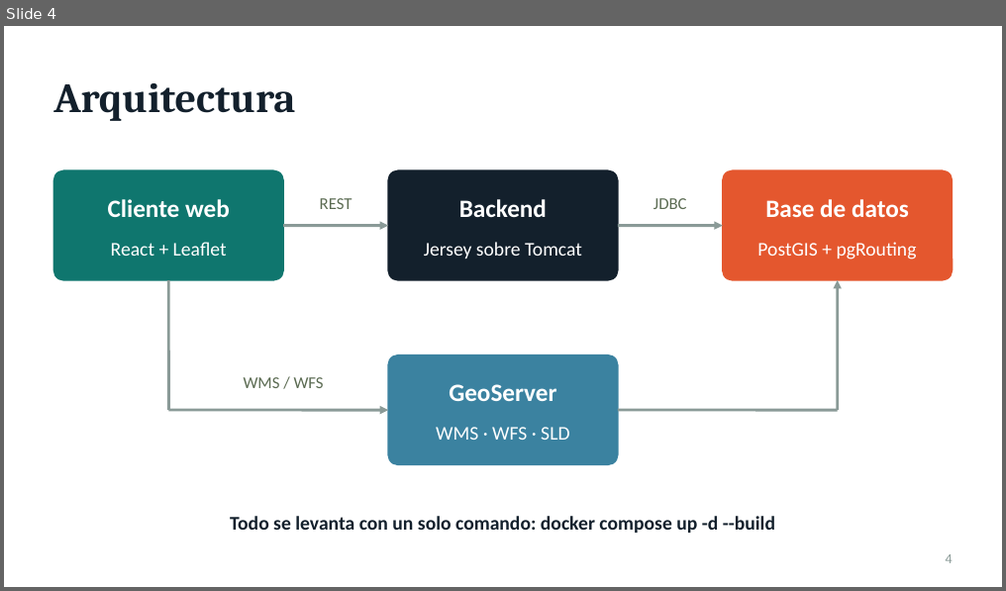
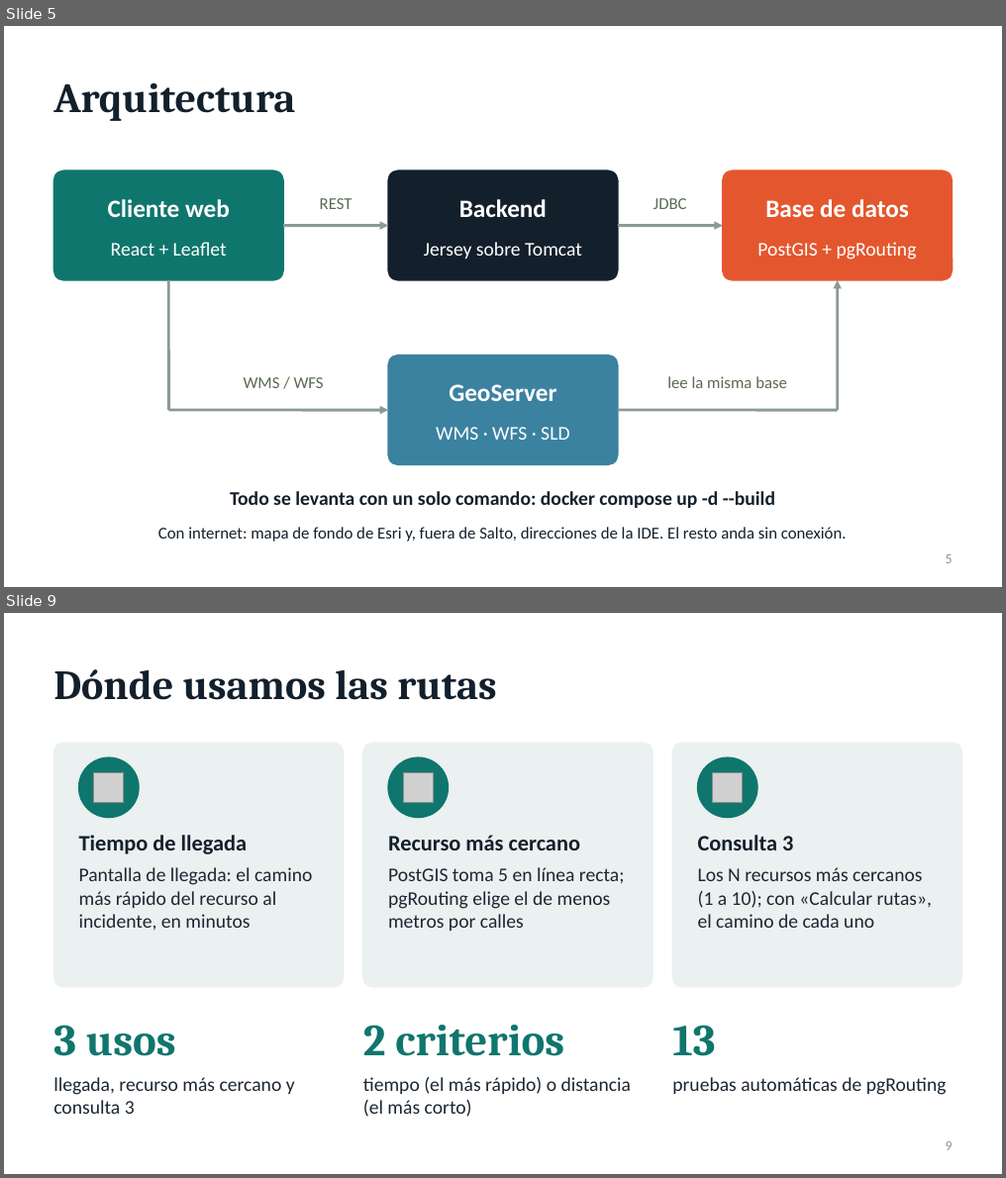
Before and after one commit to Facu185/geotravel, a slide deck: docs/defensa/UrbanSafe_defensa.pptx. Shown one above the other, each under a label of ours: slide 4 before the commit, slides 5 and 9 after it; the slides between them are not shown. The pictures are 1006x591 and 1006x1178 pixels, drawn with LibreOffice and Linux fonts; fonts in the diff are those of the drawing; grey boxes stand for pictures. Boxes give left, top, right and bottom in pixels: in the first picture for what was removed or moved away, otherwise in the second. Text is boxed around its words. In the diff, an @@ line names an element or a change of style, - is before the commit and + after.

```diff
--- a/docs/defensa/UrbanSafe_defensa.pptx
+++ b/docs/defensa/UrbanSafe_defensa.pptx
@@ slide 9 added at bbox=[4, 613, 1002, 1174], background #FFFFFF @@
@@ title added at bbox=[54, 669, 497, 700], 30 pt, text #13202C, bold @@
+Dónde usamos las rutas
@@ rounded rectangle added at bbox=[54, 743, 344, 987], fill #EAF1F0, outline #EAF1F0 1 pt @@
@@ ellipse added at bbox=[79, 758, 139, 818], fill #0F766E, outline #0F766E 1 pt @@
@@ rounded rectangle added at bbox=[363, 743, 652, 987], fill #EAF1F0, outline #EAF1F0 1 pt @@
@@ ellipse added at bbox=[388, 758, 449, 818], fill #0F766E, outline #0F766E 1 pt @@
@@ rounded rectangle added at bbox=[672, 743, 962, 987], fill #EAF1F0, outline #EAF1F0 1 pt @@
@@ ellipse added at bbox=[698, 758, 757, 818], fill #0F766E, outline #0F766E 1 pt @@
@@ picture added at bbox=[94, 772, 124, 803] @@
@@ picture added at bbox=[403, 772, 433, 803] @@
@@ picture added at bbox=[713, 772, 743, 803] @@
@@ text added at bbox=[79, 835, 247, 855], 16 pt, text #13202C, bold @@
+Tiempo de llegada
@@ text added at bbox=[388, 835, 580, 851], 16 pt, text #13202C, bold @@
+Recurso más cercano
@@ text added at bbox=[698, 835, 793, 851], 16 pt, text #13202C, bold @@
+Consulta 3
@@ text added at bbox=[79, 867, 312, 931], 14 pt, text #1B2733 @@
+Pantalla de llegada: el camino más rápido del recurso al incidente, en minutos
@@ text added at bbox=[388, 867, 625, 931], 14 pt, text #1B2733 @@
+PostGIS toma 5 en línea recta; pgRouting elige el de menos metros por calles
@@ text added at bbox=[698, 867, 932, 928], 14 pt, text #1B2733 @@
+Los N recursos más cercanos (1 a 10); con «Calcular rutas», el camino de cada uno
@@ text added at bbox=[54, 1025, 176, 1057], 32 pt, text #0F766E, bold @@
+3 usos
@@ text added at bbox=[363, 1025, 564, 1057], 32 pt, text #0F766E, bold @@
+2 criterios
@@ text added at bbox=[672, 1025, 715, 1057], 32 pt, text #0F766E, bold @@
+13
@@ text added at bbox=[54, 1077, 295, 1114], 14 pt, text #1B2733 @@
+llegada, recurso más cercano y consulta 3
@@ text added at bbox=[363, 1077, 632, 1117], 14 pt, text #1B2733 @@
+tiempo (el más rápido) o distancia (el más corto)
@@ text added at bbox=[672, 1077, 946, 1095], 14 pt, text #1B2733 @@
+pruebas automáticas de pgRouting
@@ page number added at bbox=[945, 1142, 952, 1151], 10 pt, text #8A9A97 @@
+9
@@ what was slide 4 is now slide 5 @@
@@ slide 5 changed as well @@
@@ text added at bbox=[667, 376, 787, 388], 12 pt, text #5B6B52 @@
+lee la misma base
@@ text "Todo se levanta con un ...": place and size @@
-text "Todo se levanta con un ..." at bbox=[230, 516, 775, 533]
+text "Todo se levanta con un ..." at bbox=[230, 491, 775, 508]
@@ text added at bbox=[158, 527, 846, 542], 12 pt, text #13202C @@
+Con internet: mapa de fondo de Esri y, fuera de Salto, direcciones de la IDE. El resto anda sin conexión.
@@ page number at bbox=[945, 555, 952, 564]: text changed @@
-4
+5
```
Also in this commit, not shown: 8 other slides changed, 1 other slide added.
